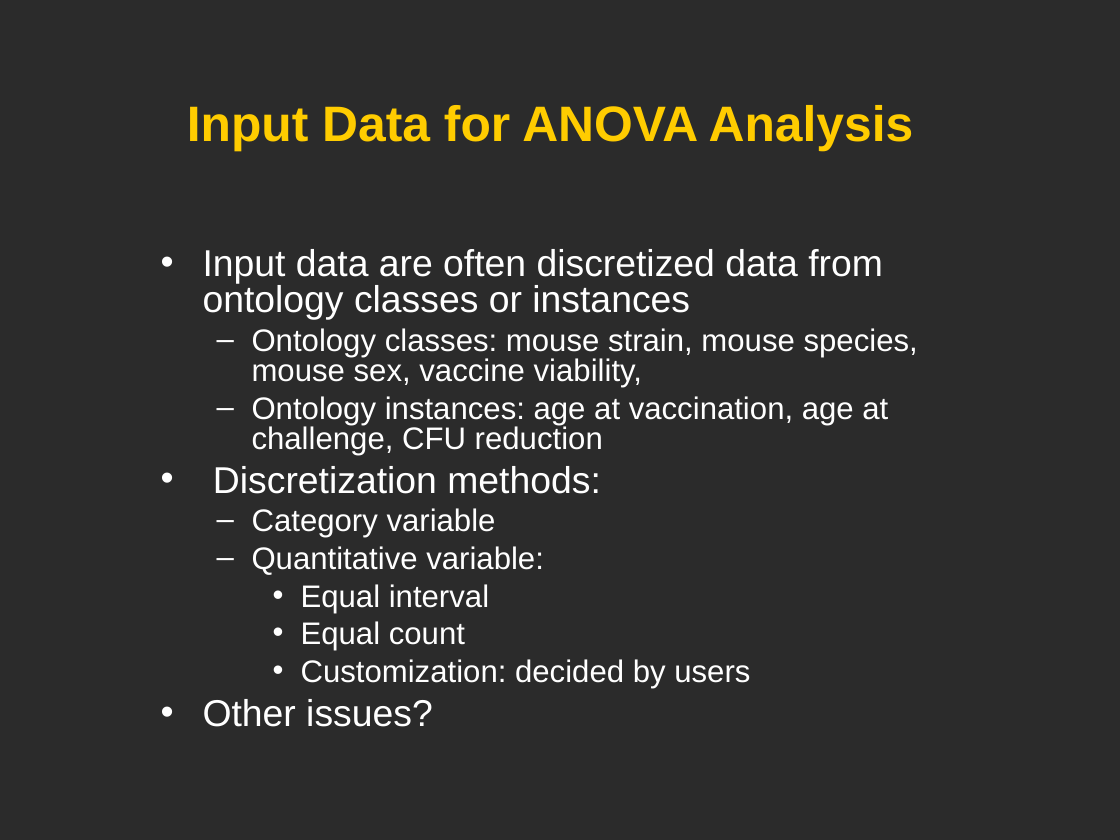
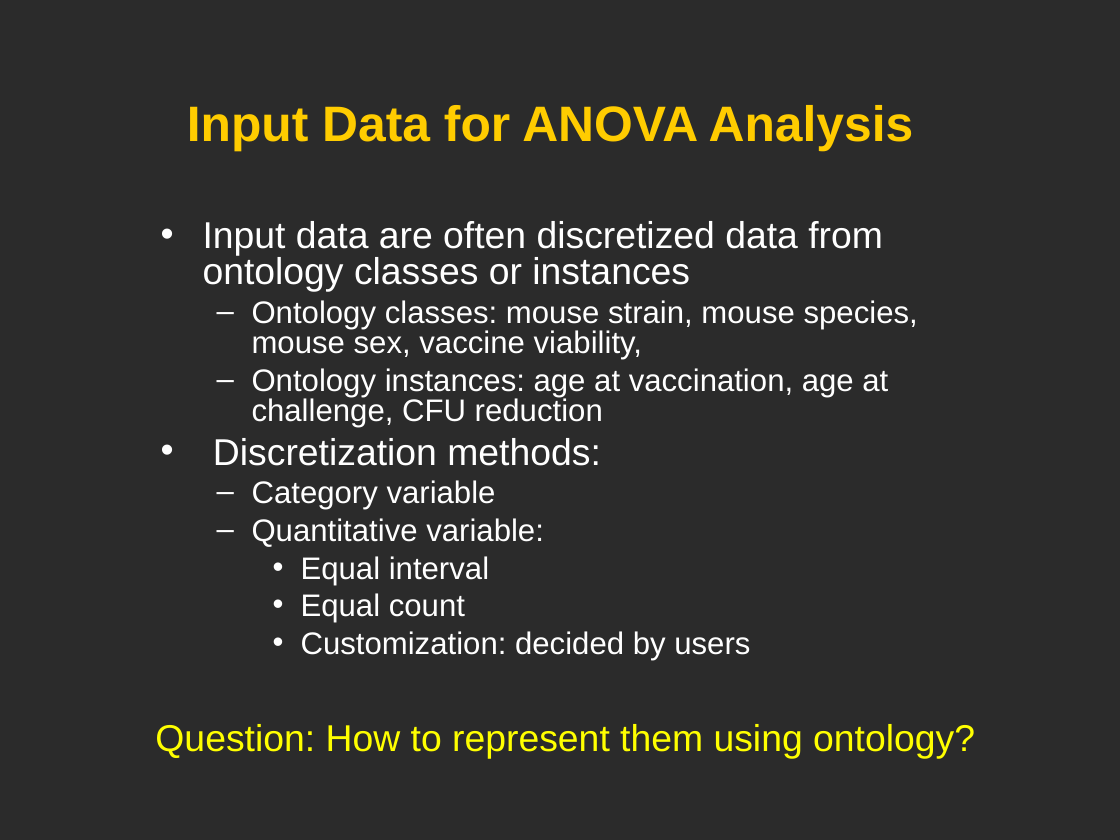
Before and after one commit to obi-ontology/obi-legacy-svn, a slide deck: slide 19 of trunk/docs/developer/use cases/Vaccine_usercase_Vancouver2010.ppt (slide 20 before the commit). Drawn at 1120x840 pixels with LibreOffice and Linux fonts; fonts in the diff are those of the drawing; background and template pictures are left out; a plain dark background stands for a picture behind light text. Boxes give left, top, right and bottom in pixels: in the first picture for what was removed or moved away, otherwise in the second. Text is boxed around its words. In the diff, an @@ line names an element or a change of style, - is before the commit and + after.

```diff
--- a/trunk/docs/developer/use cases/Vaccine_usercase_Vancouver2010.ppt
+++ b/trunk/docs/developer/use cases/Vaccine_usercase_Vancouver2010.ppt
@@ text "Input data are often discretized ...": place and size @@
-text "Input data are often discretized ..." at <box>203,249,918,727</box>
+text "Input data are often discretized ..." at <box>203,221,918,660</box>
@@ text at <box>203,699,433,727</box>: paragraph removed @@
-• Other issues?
@@ text added at <box>155,724,975,759</box>, 24 pt, text #FFFF00 @@
+Question: How to represent them using ontology?
```
Also in this commit, not shown: 11 other slides changed.
